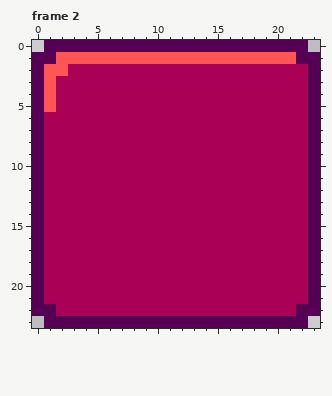
Pixel-art file -- Assets/interactables.aseprite. Above is the file before it was changed.
24x24 pixels, 10 frames. Shown: frame 2. The commit also changed other frames, which this record leaves out.
After:
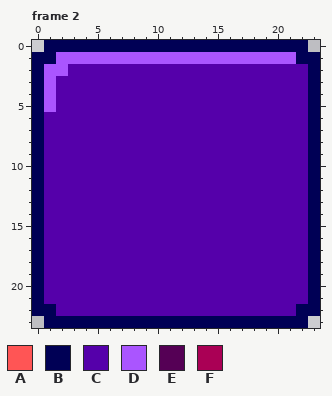
Palette (. is transparent): A #ff5555  B #000055  C #5500aa  D #aa55ff  E #550055  F #aa0055
What changed:
Changed rows in their new state; - is an unchanged pixel.
Frame 2:
first column x 0:
 0 -BBBBBBBBBBBBBBBBBBBBBB-
 1 BBDDDDDDDDDDDDDDDDDDDDBB
 2 BDDCCCCCCCCCCCCCCCCCCCCB
 3 BDCCCCCCCCCCCCCCCCCCCCCB
 4 BDCCCCCCCCCCCCCCCCCCCCCB
 5 BDCCCCCCCCCCCCCCCCCCCCCB
 6 BCCCCCCCCCCCCCCCCCCCCCCB
 7 BCCCCCCCCCCCCCCCCCCCCCCB
 8 BCCCCCCCCCCCCCCCCCCCCCCB
 9 BCCCCCCCCCCCCCCCCCCCCCCB
10 BCCCCCCCCCCCCCCCCCCCCCCB
11 BCCCCCCCCCCCCCCCCCCCCCCB
12 BCCCCCCCCCCCCCCCCCCCCCCB
13 BCCCCCCCCCCCCCCCCCCCCCCB
14 BCCCCCCCCCCCCCCCCCCCCCCB
15 BCCCCCCCCCCCCCCCCCCCCCCB
16 BCCCCCCCCCCCCCCCCCCCCCCB
17 BCCCCCCCCCCCCCCCCCCCCCCB
18 BCCCCCCCCCCCCCCCCCCCCCCB
19 BCCCCCCCCCCCCCCCCCCCCCCB
20 BCCCCCCCCCCCCCCCCCCCCCCB
21 BCCCCCCCCCCCCCCCCCCCCCCB
22 BBCCCCCCCCCCCCCCCCCCCCBB
23 -BBBBBBBBBBBBBBBBBBBBBB-
Where, in picture pixels (left, top, right, bottom), the same in both pictures:
changed: (32, 40, 320, 328)
